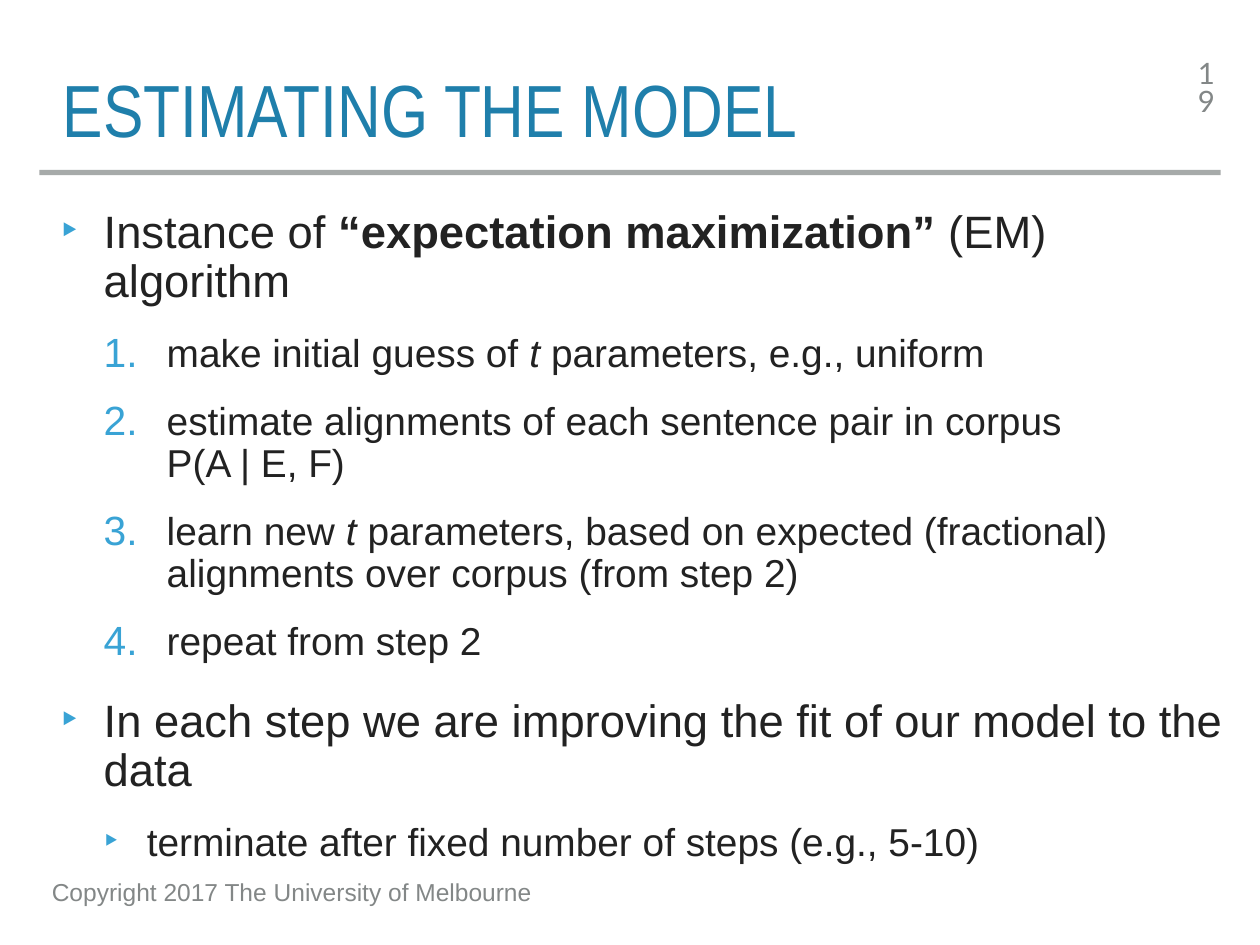
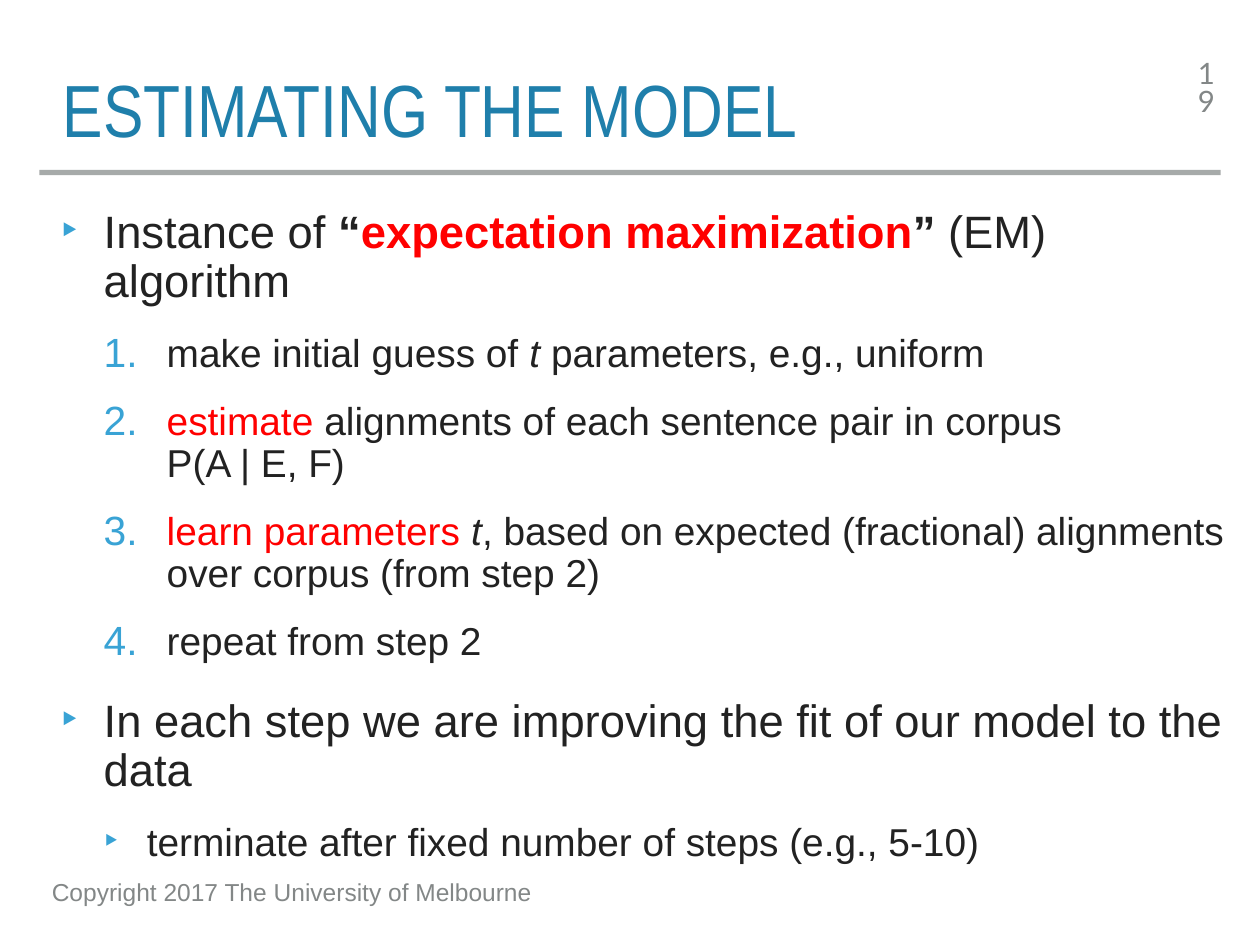
Before and after one commit to trevorcohn/comp90042, a slide deck: slide 19 of slides/WSTA_L20_machine_translation_word.pptx. Drawn at 1260x945 pixels with LibreOffice and Linux fonts; fonts in the diff are those of the drawing. Boxes give left, top, right and bottom in pixels: in the first picture for what was removed or moved away, otherwise in the second. Text is boxed around its words. In the diff, an @@ line names an element or a change of style, - is before the commit and + after.

Commit message:
slide update

```diff
--- a/slides/WSTA_L20_machine_translation_word.pptx
+++ b/slides/WSTA_L20_machine_translation_word.pptx
@@ text at <box>104,215,1061,484</box>: text colour #222222 to #FF0000 in "“expectation maximization”", "estimate" @@
@@ text at <box>167,517,1224,594</box>: text changed @@
-  3. learn new t parameters, based on expected (fractional) alignments over corpus (from step 2)
+  3. learn parameters t, based on expected (fractional) alignments over corpus (from step 2)
```
Also in this commit, not shown: 12 other slides changed, 1 other file.
